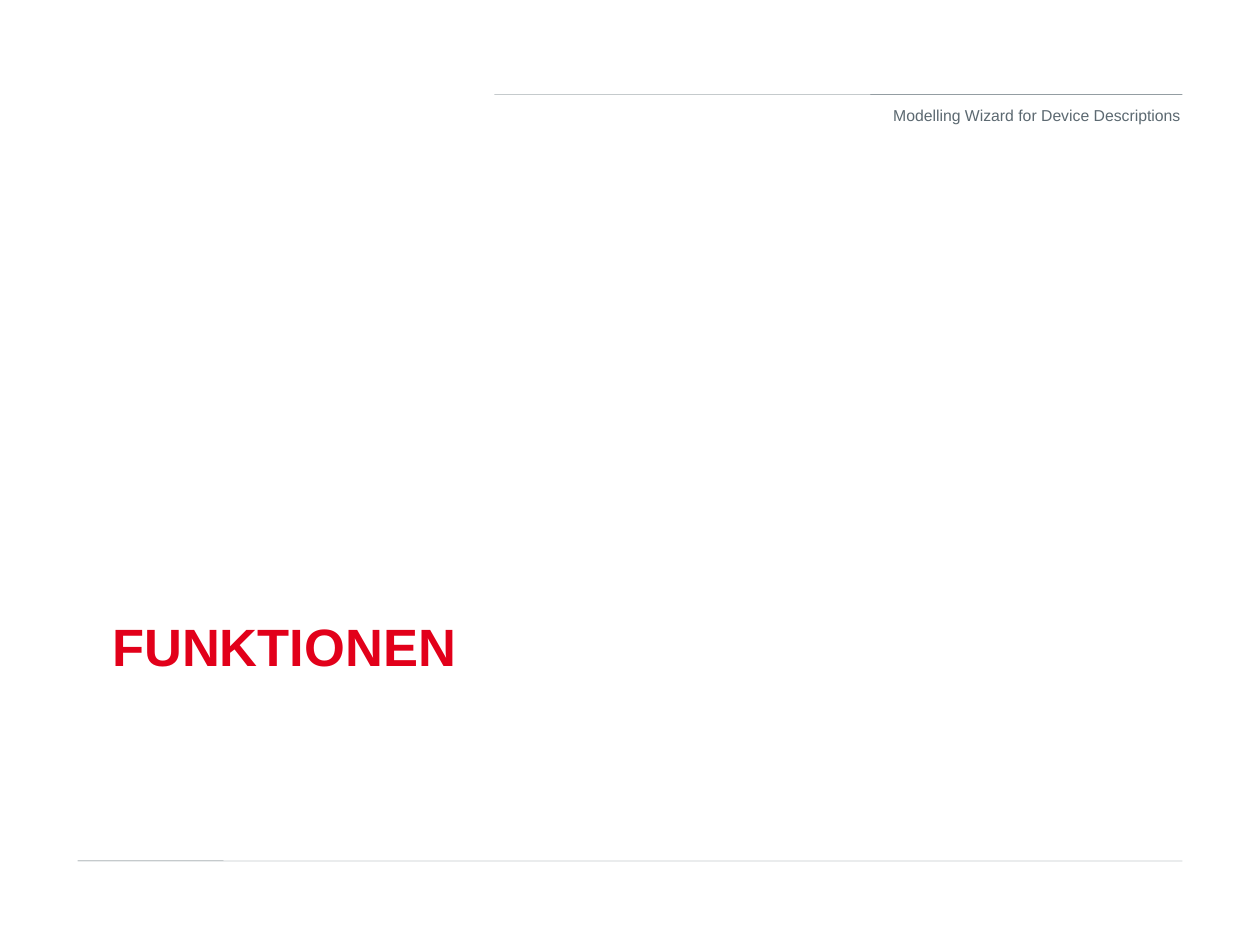
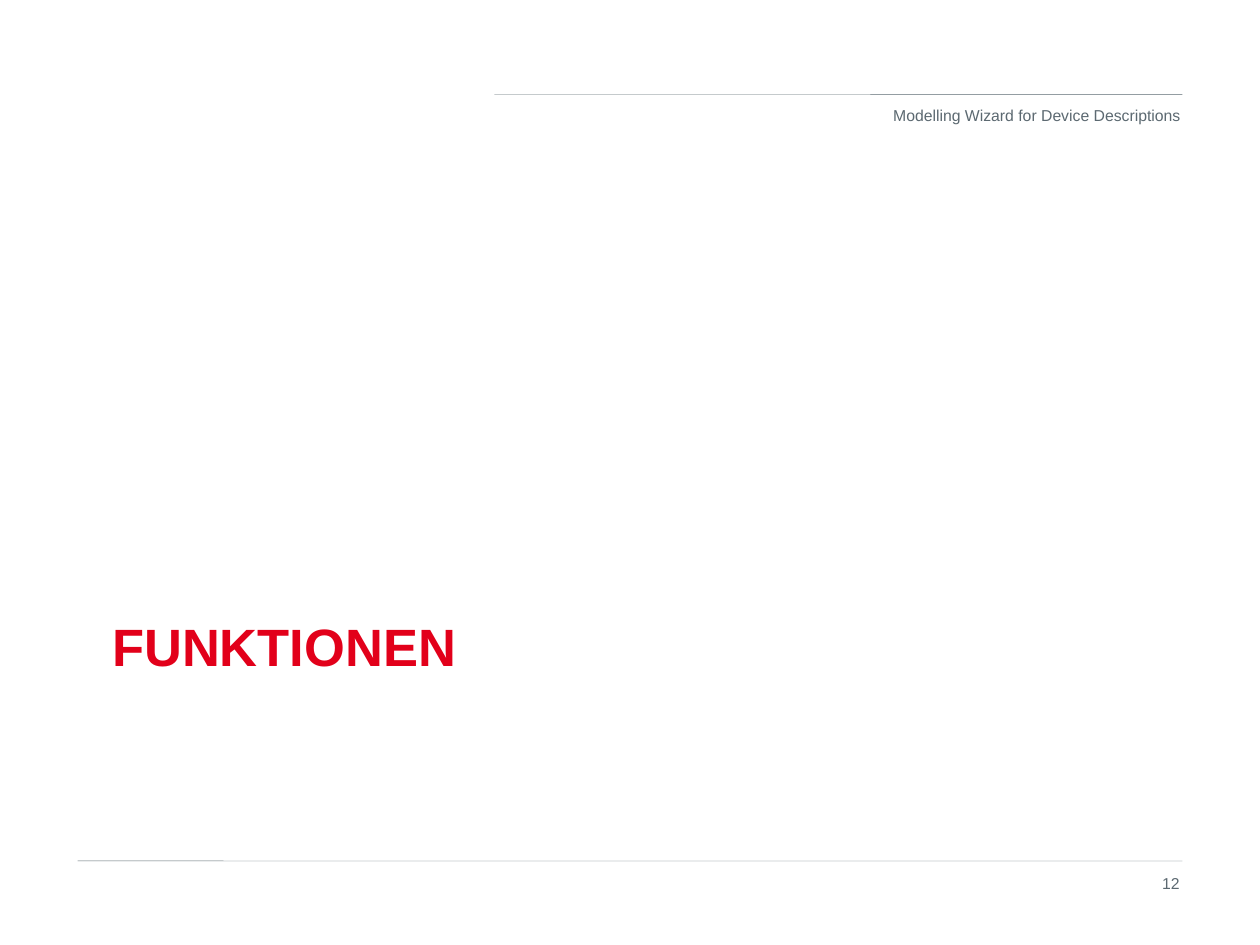
Before and after one commit to H4CK3R-01/TINF20C_ModellingWizard_Devices, a slide deck: slide 12 of PROJECT/Presentation/srs-presentation.pptx. Drawn at 1260x945 pixels with LibreOffice and Linux fonts; fonts in the diff are those of the drawing; background and template pictures are left out. Boxes give left, top, right and bottom in pixels: in the first picture for what was removed or moved away, otherwise in the second. Text is boxed around its words. In the diff, an @@ line names an element or a change of style, - is before the commit and + after.

```diff
--- a/PROJECT/Presentation/srs-presentation.pptx
+++ b/PROJECT/Presentation/srs-presentation.pptx
@@ page number added at (1162,878,1180,889), 9 pt, text #5C6971 @@
+12
```
Also in this commit, not shown: 24 other slides changed, 1 slide added.
